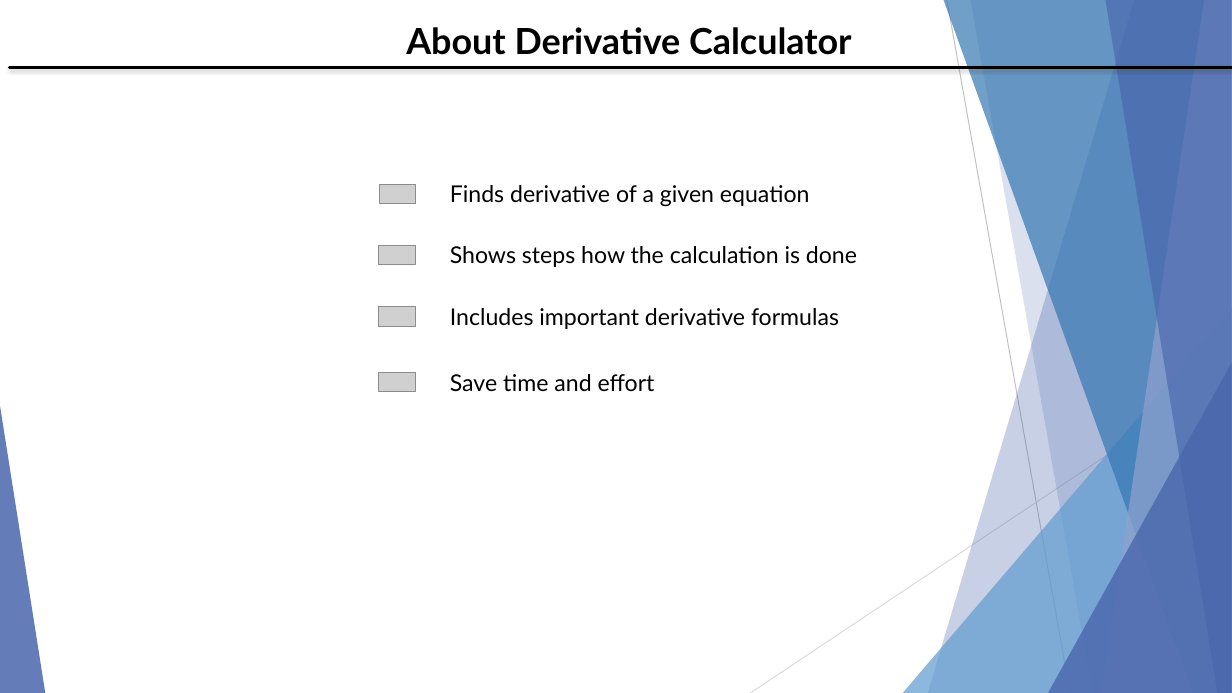
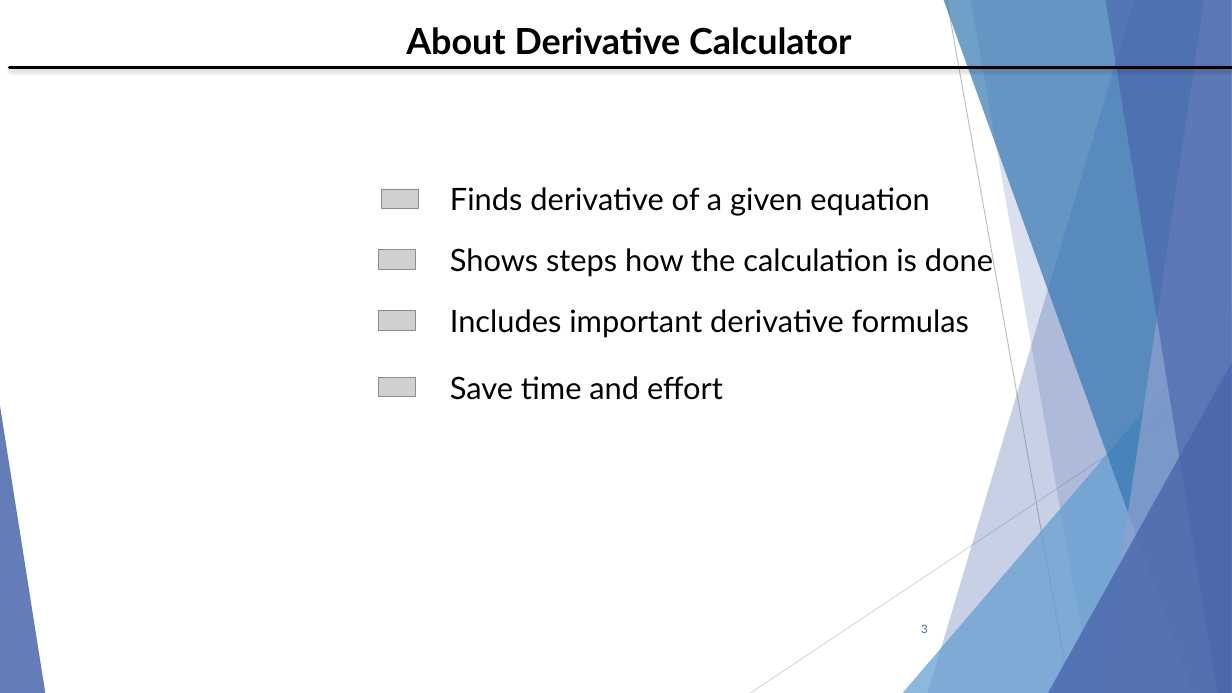
Before and after one commit to nowsadmunna/SPL-1, a slide deck: slide 3 of SPL-1 Mid Presentation.pptx (slide 2 before the commit). Drawn at 1232x693 pixels with LibreOffice and Linux fonts; fonts in the diff are those of the drawing; grey boxes stand for pictures; background and template pictures are left out. Boxes give left, top, right and bottom in pixels: in the first picture for what was removed or moved away, otherwise in the second. Text is boxed around its words. In the diff, an @@ line names an element or a change of style, - is before the commit and + after.

```diff
--- a/SPL-1 Mid Presentation.pptx
+++ b/SPL-1 Mid Presentation.pptx
@@ picture: place and size @@
-picture at [379,184,416,203]
+picture at [382,189,419,209]
@@ size 18 to 24 pt in 4 elements at [450,376,723,400], [450,309,969,338], [450,187,929,216], [450,244,993,277] @@
@@ 3 pictures: place and size @@
-3 pictures at [379,246,416,392]
+3 pictures at [379,250,416,396]
@@ page number added at [921,624,928,633], 9 pt, text #4A66AC @@
+3
```
Also in this commit, not shown: 8 other slides changed, 1 slide added.
